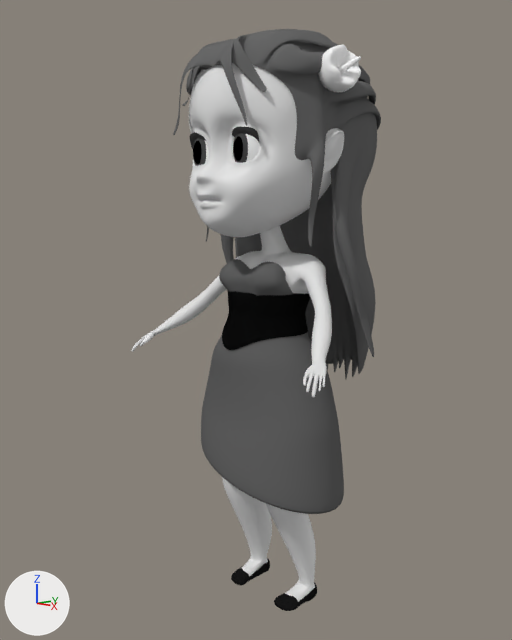
The Blender file FemaleChibi.blend: old version first, new version second.
Before and after are seen from a camera (50 mm lens) standing at (4.88, -4.89, 3.89) and looking at (-0.22, -0.06, 2.81). The lights are fixed; the arrows at lower left show +X, +Y and +Z.

Names of what the first picture shows: 'Body', 'Dress', 'Eye', 'Flower', 'Hair', 'Head', 'Shoe'.
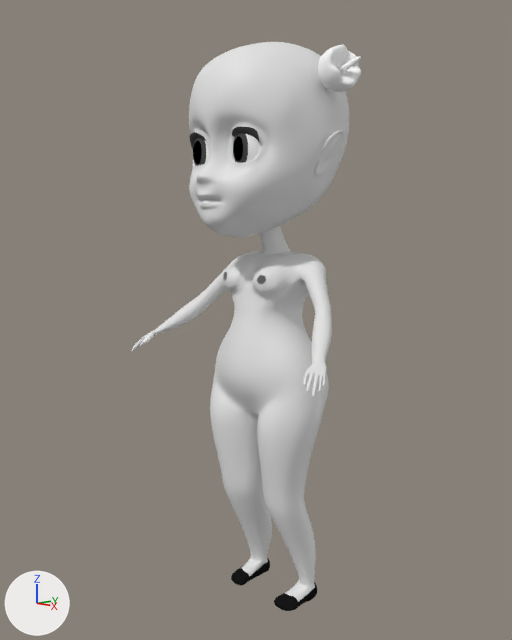
What differs and where, as boxes (x1, y1, x2, y2) in the pictures (512 x 640 px):
'Dress', hidden
    before: (201, 259, 344, 514)
'Hair', hidden
    before: (173, 29, 381, 379)
'Body', unchanged, uncovered by the edit
    both: (131, 226, 332, 602)

Edits to the bpy script that builds the scene:
```text
Change ob_hair:
    add ob_hair.hide_viewport = True
Change ob_dress:
    add ob_dress.hide_viewport = True
```
